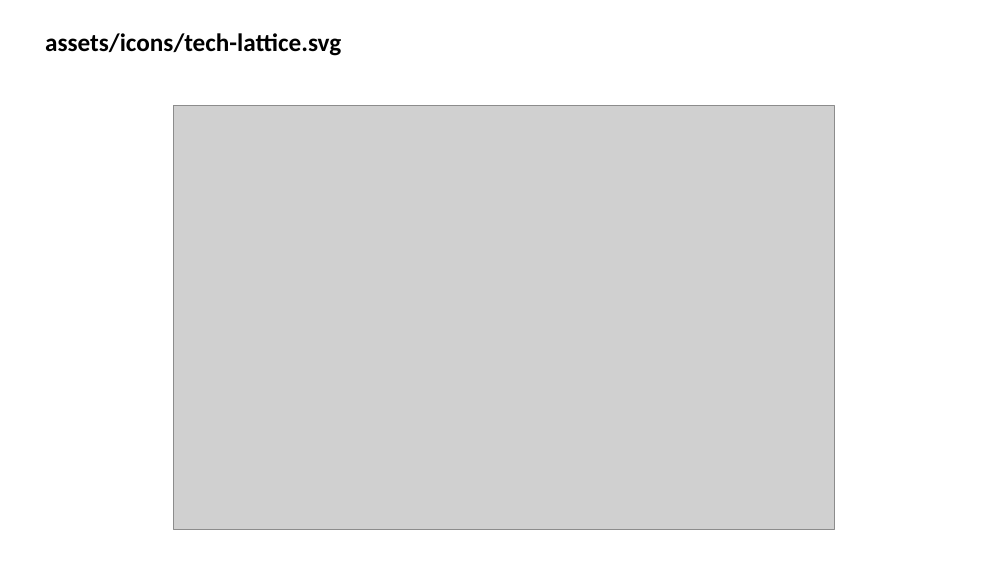
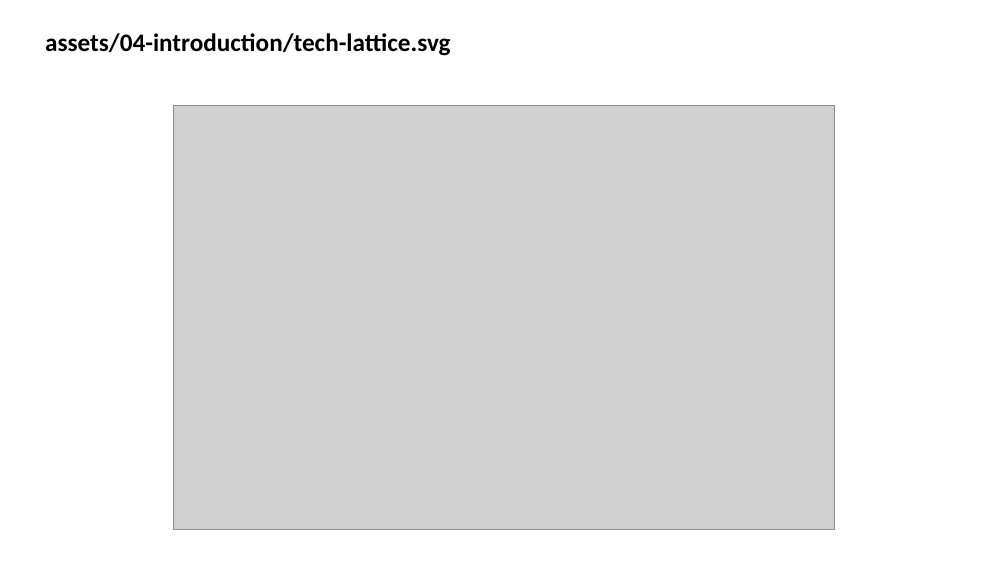
Before and after one commit to wdumontaud/slides_PUCPR, a slide deck: slide 6 of assets/illustrations.pptx. Drawn at 1008x567 pixels with LibreOffice and Linux fonts; fonts in the diff are those of the drawing; grey boxes stand for pictures. Boxes give left, top, right and bottom in pixels: in the first picture for what was removed or moved away, otherwise in the second. Text is boxed around its words. In the diff, an @@ line names an element or a change of style, - is before the commit and + after.

```diff
--- a/assets/illustrations.pptx
+++ b/assets/illustrations.pptx
@@ text at (x1=45, y1=33, x2=450, y2=56): text changed @@
-assets/icons/tech-lattice.svg
+assets/04-introduction/tech-lattice.svg
```
Also in this commit, not shown: 10 other slides changed, 1 other file.
